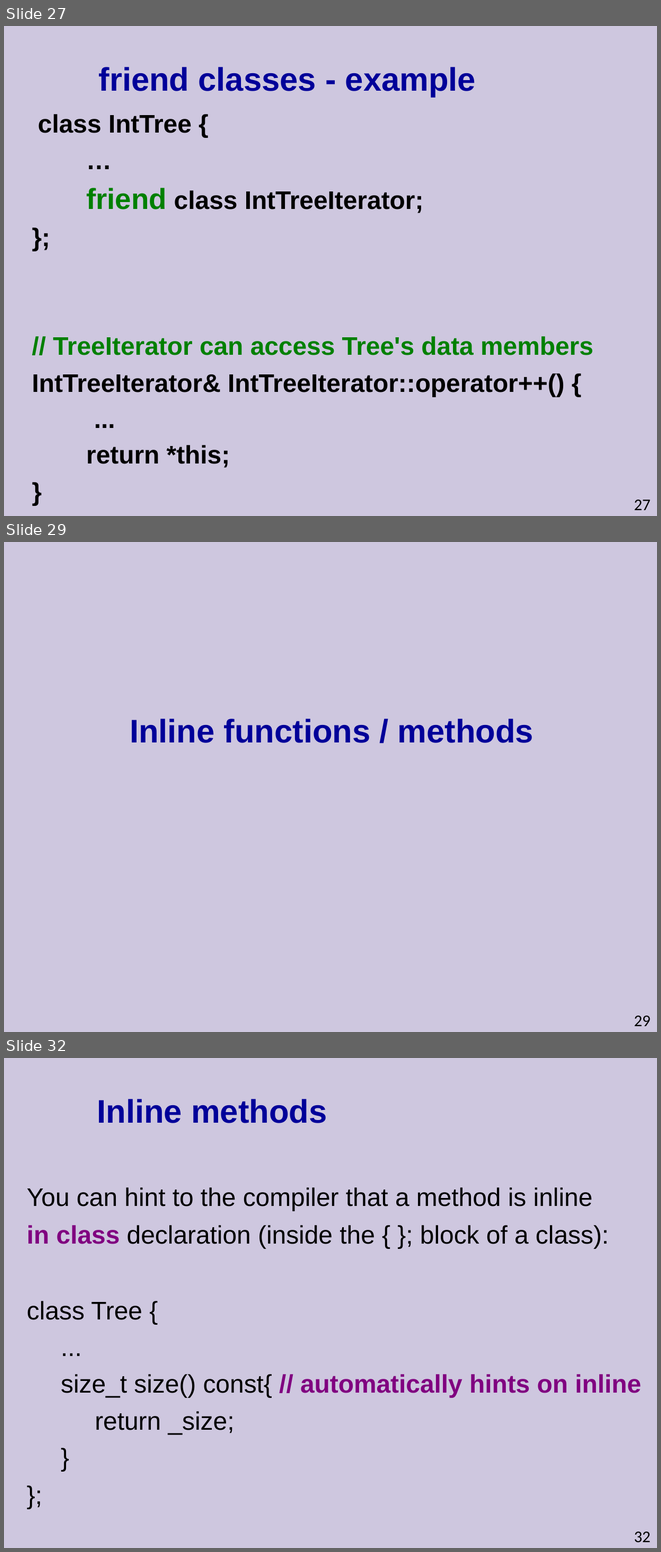
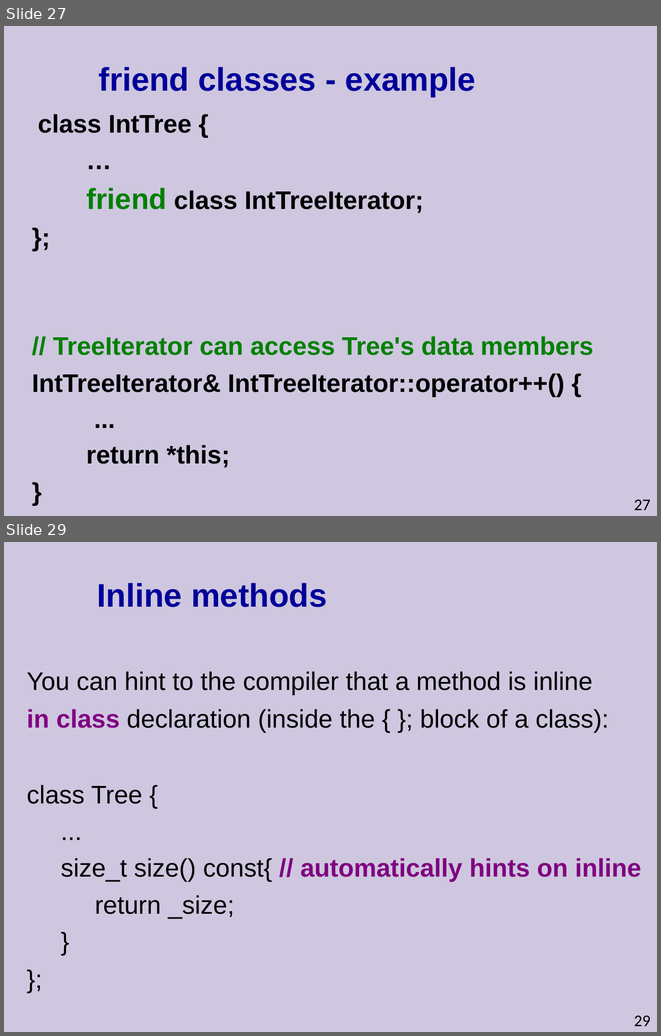
Before and after one commit to cpp-at-ariel/cpp-5778, a slide deck: week04-operator-overloading/slides.odp. Shown one above the other, each under a label of ours: slides 27, 29 and 32 before the commit, slides 27 and 29 after it; the slides between them are not shown. The pictures are 661x1552 and 661x1036 pixels, drawn with LibreOffice and Linux fonts; fonts in the diff are those of the drawing. Boxes give left, top, right and bottom in pixels: in the first picture for what was removed or moved away, otherwise in the second. Text is boxed around its words. In the diff, an @@ line names an element or a change of style, - is before the commit and + after.

```diff
--- a/week04-operator-overloading/slides.odp
+++ b/week04-operator-overloading/slides.odp
@@ slide 29 removed at <box>4,542,657,1032</box>, background #CEC7DF @@
@@ title removed at <box>130,718,534,743</box> @@
-Inline functions / methods
@@ page number removed at <box>634,1015,651,1026</box> @@
-29
@@ what was slide 32 is now slide 29 @@
@@ page number at <box>634,1015,651,1026</box>: text changed @@
-32
+29
```
Also in this commit, not shown: 3 slides changed, 7 other slides removed, 14 other files.
